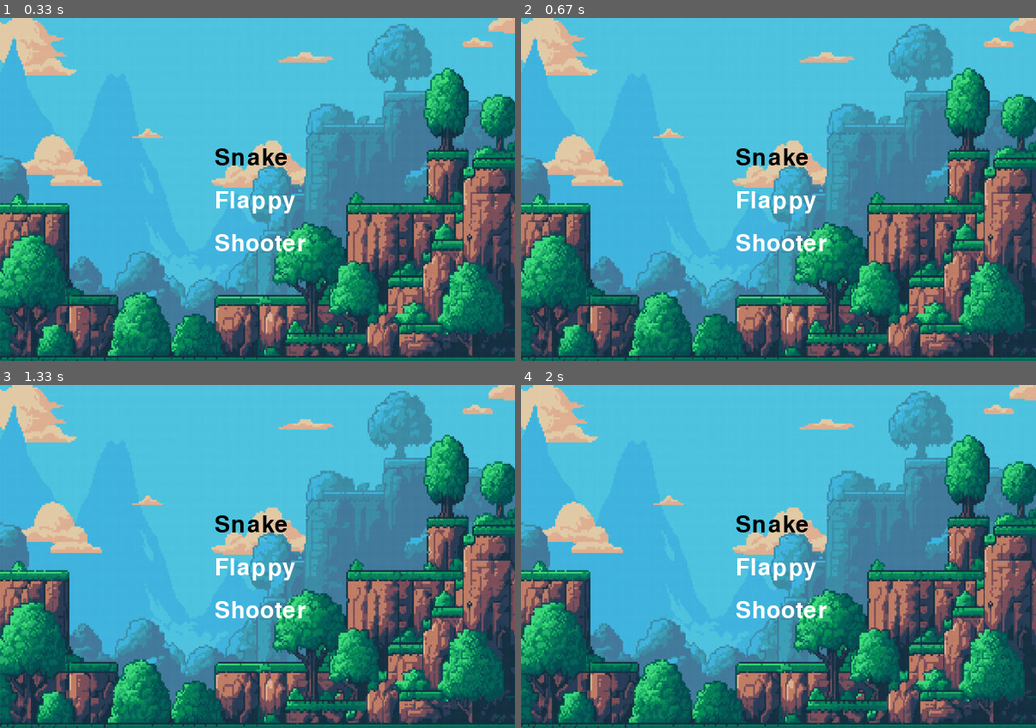
Above: before the commit, frames 1-4 (two rows, left to right).
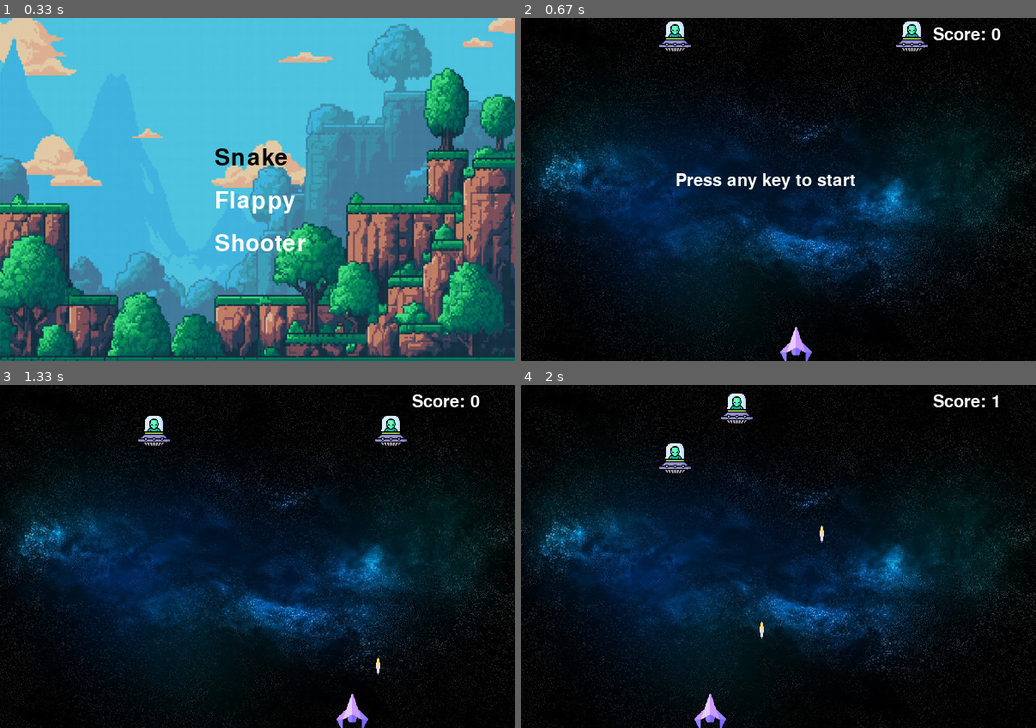
Above: after the commit, the same moments.

Repository: rohitphani007/pygame-arcade
Game: pygame game, started from launcher.py
The game is run twice, just before and just after one commit, with the same random seed, the same clock (stepped at 60 frames per second) and the same inputs.
Inputs (mouse positions are in pixels of both pictures, inside the frame that each line leads up to):
- Up to frame 1 (0.33 s): no input
- Up to frame 2 (0.67 s): press the mouse at (778, 254) at 0.37 s; move the mouse to (716, 223) at 0.47 s; release the mouse at (654, 192) at 0.6 s
- Up to frame 3 (1.33 s): hold Right 0.67-1.13 s; move the mouse to (97, 505) at 0.7 s; hold Left from 1.17 s (still down); move the mouse to (303, 467) at 1.2 s; tap Space at 1.23 s
- Up to frame 4 (2 s): tap Space at 1.53, 1.8 s; release Left at 1.7 s; hold Left from 1.73 s (still down); move the mouse to (711, 580) at 1.77 s

Frame 1 is identical in both runs. In frame 2, 100% of the frame differs, in the area x 0-100%, y 0-100%; in frame 3, 100%; in frame 4, 100%.

Commit message:
Add functionality of mouse selection of game in launcher (#20)

Diff:
--- a/launcher.py
+++ b/launcher.py
@@ -2,18 +2,26 @@
 import sys
 import os
 
+sys.path.append(os.path.abspath(os.path.join(os.path.dirname(__file__), "common")))
+from constants import *
+
 pygame.init()
-screen = pygame.display.set_mode((600,400))
+screen = pygame.display.set_mode((width,height))
 clock = pygame.time.Clock()
 
 font = pygame.font.Font(None, 40)
 
 base = os.path.abspath(os.path.join(os.path.dirname(__file__), "assets/launcher"))
 bg = pygame.image.load(os.path.join(base,"bg.png"))
-bg = pygame.transform.scale(bg,(600,400))
+bg = pygame.transform.scale(bg,(width,height))
 
 options = ["Snake", "Flappy", "Shooter"]
 selected = 0
+
+option_rects = []
+for i, text in enumerate(options):
+    rect = pygame.Rect(0, 150 + i*50, width, 50)
+    option_rects.append(rect)
 
 running = True
 while running:
@@ -27,6 +35,23 @@
     for event in pygame.event.get():
         if event.type == pygame.QUIT:
             running = False
+
+        if event.type == pygame.MOUSEMOTION:
+            for i, rect in enumerate(option_rects):
+                if rect.collidepoint(event.pos):
+                    selected = i
+
+        if event.type == pygame.MOUSEBUTTONDOWN:
+            if event.button == 1:
+                for i, rect in enumerate(option_rects):
+                    if rect.collidepoint(event.pos):
+                        selected = i
+                        if selected == 0:
+                            os.system("python games/snake/main.py")
+                        elif selected == 1:
+                            os.system("python games/flappy/main.py")
+                        elif selected == 2:
+                            os.system("python games/shooter/main.py")
 
         if event.type == pygame.KEYDOWN:
             if event.key == pygame.K_UP:
